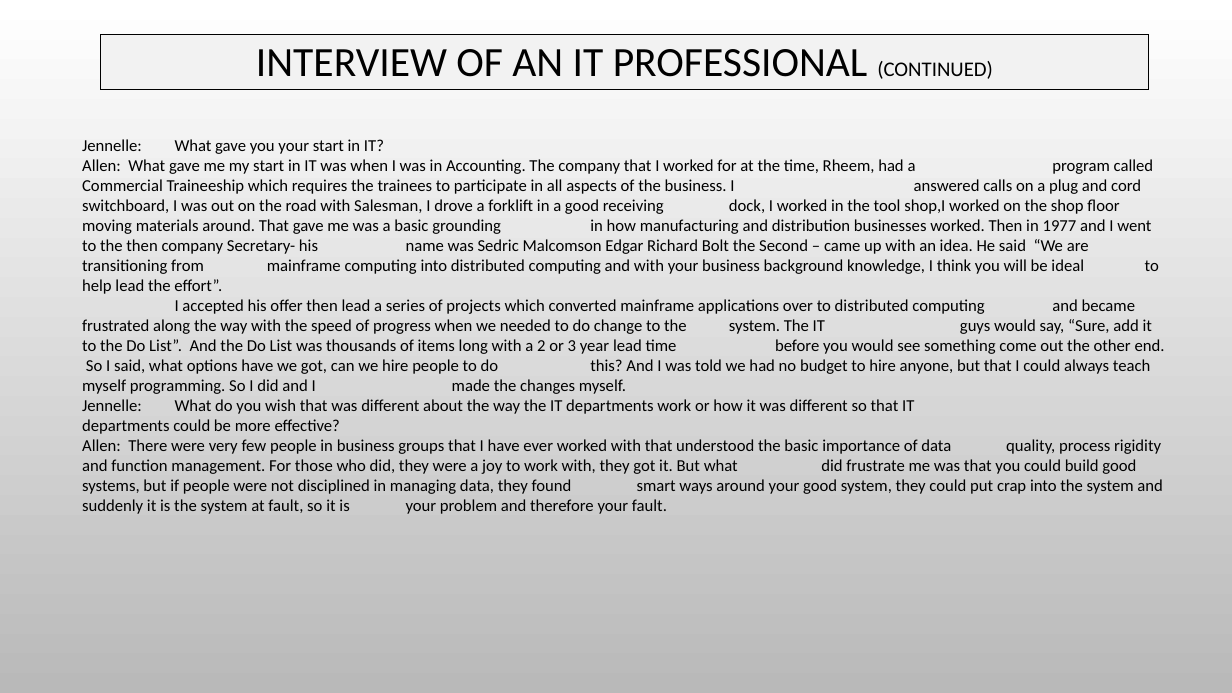
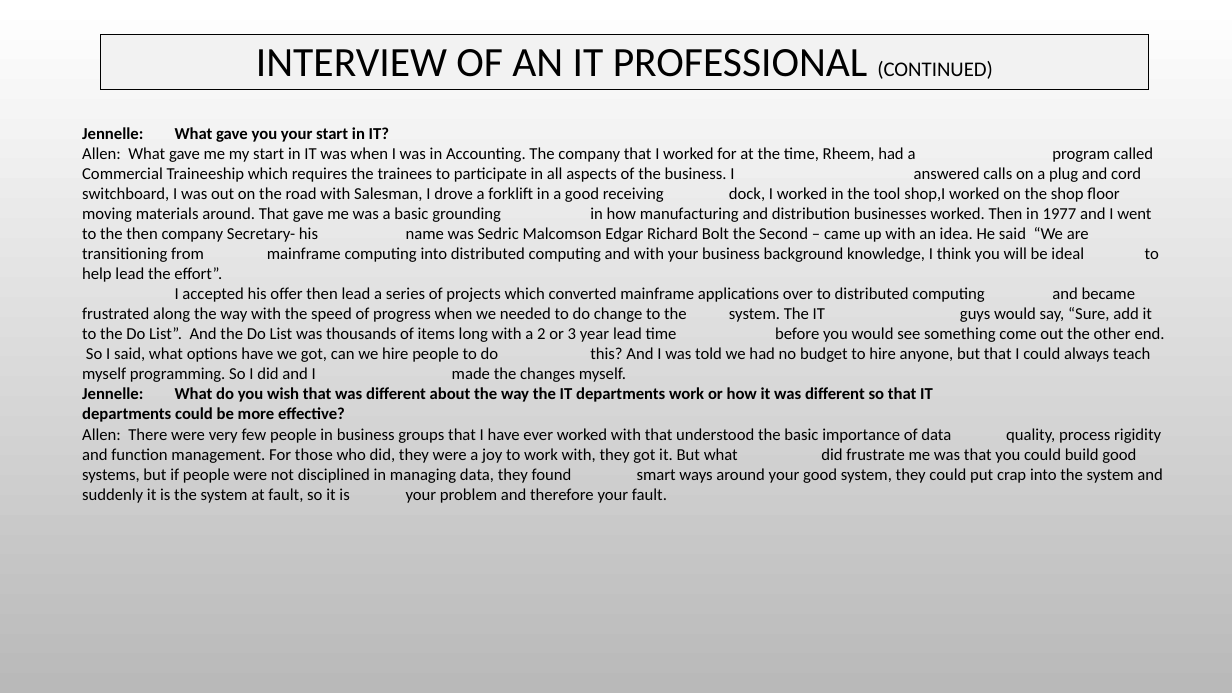
Before and after one commit to s3805194/Restless-Bolters, a slide deck: slide 13 of The Restless Bolters Assessment Report.pptx (slide 12 before the commit). Drawn at 1232x693 pixels with LibreOffice and Linux fonts; fonts in the diff are those of the drawing; background and template pictures are left out. Boxes give left, top, right and bottom in pixels: in the first picture for what was removed or moved away, otherwise in the second. Text is boxed around its words. In the diff, an @@ line names an element or a change of style, - is before the commit and + after.

```diff
--- a/The Restless Bolters Assessment Report.pptx
+++ b/The Restless Bolters Assessment Report.pptx
@@ text "Jennelle: What gave you your ...": place and size @@
-text "Jennelle: What gave you your ..." at (82, 139, 1165, 514)
+text "Jennelle: What gave you your ..." at (82, 127, 1165, 503)
@@ text at (82, 127, 933, 422): bold on in "Jennelle: What gave you your start in ...", "Jennelle: What do you wish that was ..." @@
```
Also in this commit, not shown: 6 other slides changed, 10 slides added, 1 slide removed.
